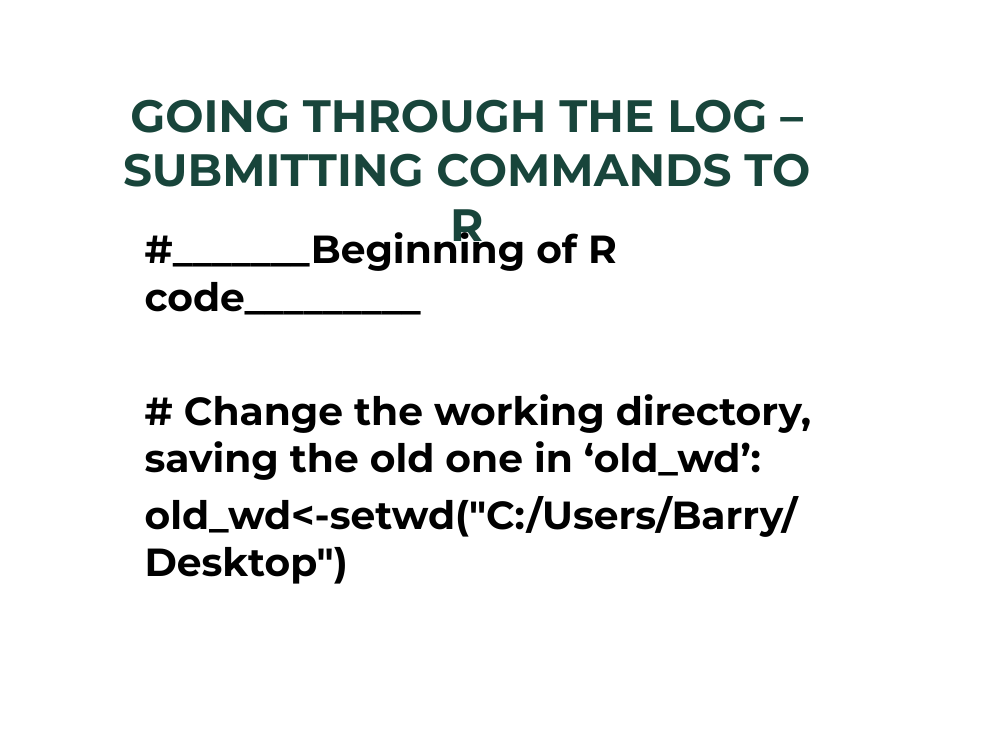
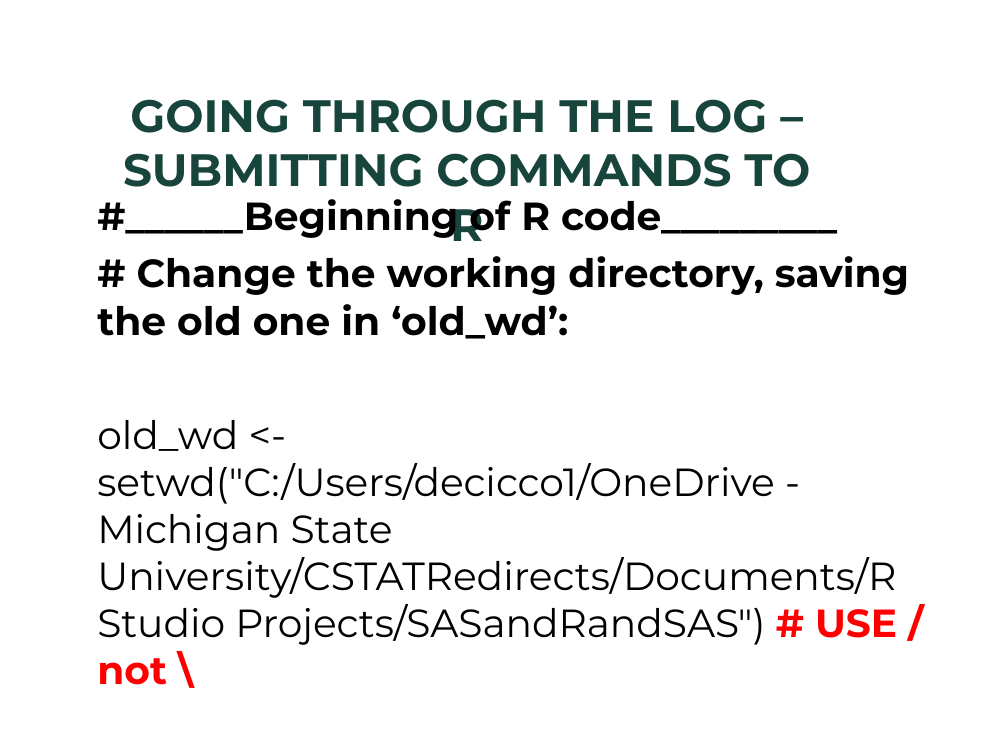
Before and after one commit to BarryDeCicco/SASandRandSAS, a slide deck: slide 16 of Presentations/SAS and R and SAS (MiSUG, 2021_08_25, CSTAT Layout).pptx. Drawn at 1008x756 pixels with LibreOffice and Linux fonts; fonts in the diff are those of the drawing; background and template pictures are left out. Boxes give left, top, right and bottom in pixels: in the first picture for what was removed or moved away, otherwise in the second. Text is boxed around its words. In the diff, an @@ line names an element or a change of style, - is before the commit and + after.

```diff
--- a/Presentations/SAS and R and SAS (MiSUG, 2021_08_25, CSTAT Layout).pptx
+++ b/Presentations/SAS and R and SAS (MiSUG, 2021_08_25, CSTAT Layout).pptx
@@ text "#______Beginning of R code_________" moved from (x1=145, y1=225, x2=811, y2=584) to (x1=97, y1=199, x2=909, y2=685) @@
@@ text at (x1=97, y1=199, x2=837, y2=240): text changed @@
-#_______Beginning of R code_________
+#______Beginning of R code_________
@@ text at (x1=97, y1=420, x2=897, y2=685): text changed; bold off @@
-old_wd<-setwd("C:/Users/Barry/Desktop")
+old_wd <- setwd("C:/Users/decicco1/OneDrive - Michigan State University/CSTATRedirects/Documents/R Studio Projects/SASandRandSAS") # USE / not \
```
Also in this commit, not shown: 7 other slides changed, 1 slide added, 1 slide removed, 1 other file.
